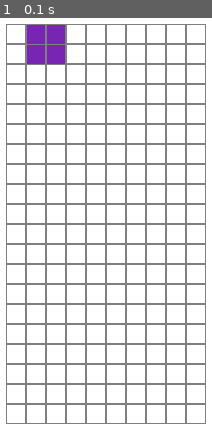
Above: before the commit, frame 1.
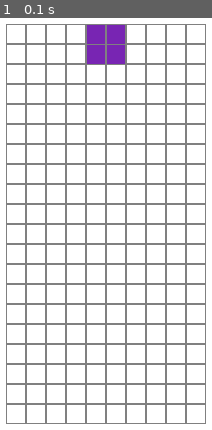
Above: after the commit, the same moment.

Repository: jeffreyperdue/ase-420-team-project
Game: pygame game, started from src/starter_code/tetris_ver1.py
The game is run twice, just before and just after one commit, with the same random seed, the same clock (stepped at 60 frames per second) and the same inputs.
Inputs:
- Up to frame 1 (0.1 s): no input

The runs differ from the first frame. In frame 1, 3.1% of the frame differs, in the area x 12-59%, y 1-12%.

Commit message:
Fix bug with getting coordinates for position to place cell

Diff:
--- a/src/game/board.py
+++ b/src/game/board.py
@@ -82,17 +82,20 @@
         for _ in range(self.get_height() - self._rows.length()):
             self._rows.insert_top(Row())
 
-    def grid_position_to_coords(self, position) -> tuple:
+    def grid_position_to_coords(self, position, x, y) -> tuple:
         """
-        Convert the given grid position for the piece cell position into coordinates to be placed on board
-        Example: 1 -> (4, 0)
+        Convert the given grid position for the piece cell position into board coordinates,
+        applying the piece's position offset.
+
+        Args:
+            position (int): Position within the 4x4 grid (0 to 15)
+            piece_x (int): The x-coordinate of the piece on the board
+            piece_y (int): The y-coordinate of the piece on the board
 
         Returns:
-            tuple: Tuple that represents coordinates of cell converted from the grid index
-
+            tuple: (col, row) on the board
         """
-
-        return (position % 4, position // 4)
+        return (x + (position % 4), y + (position // 4))
 
     def will_piece_collide(self, piece) -> bool:
         """
@@ -108,7 +111,7 @@
 
         # Going through each cell in the piece to be placed and ensuring that will not collide with other piece or end of board
         for grid_position in shape:
-            coords = self.grid_position_to_coords(grid_position)
+            coords = self.grid_position_to_coords(grid_position, piece.x, piece.y)
             col = coords[0]
             row = coords[1]
 
@@ -134,9 +137,11 @@
 
         # Filling in cells for the shape
         for grid_position in shape:
-            coords = self.grid_position_to_coords(grid_position)
+            coords = self.grid_position_to_coords(grid_position, piece.x, piece.y)
             col = coords[0]
             row = coords[1]
+            print("Column: " + str(col))
+            print("Row: " + str(row))
 
             self.set_cell(row, col, piece.color)
 
